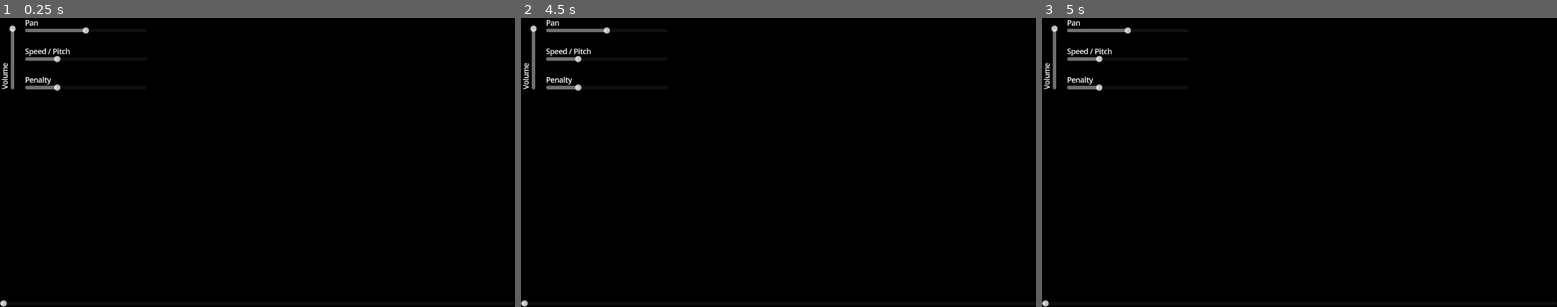
Above: before the commit, frames 1-3 (left to right).
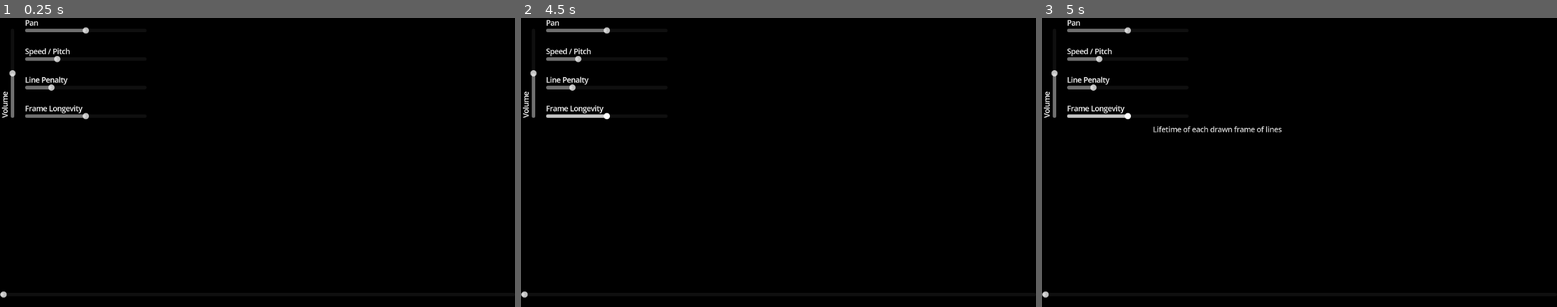
Above: after the commit, the same moments.

Repository: Spi3lot/vectorscope4
Game: Godot game, scene res://scenes/main.tscn
Same seed, same stepped clock (60 frames per second), same inputs: the game is played once before the commit and once after it.
Inputs (mouse positions are in pixels of both pictures, inside the frame that each line leads up to):
- Up to frame 1 (0.25 s): no input
- Up to frame 2 (4.5 s): tap Enter at 0.5, 2, 3.5 s; move the mouse to (891, 148) at 0.52 s; tap Space at 0.77, 1.25, 1.52, 2.75, 3.02, 3.77, 4.25 s; move the mouse to (675, 176) at 1.27 s; move the mouse to (830, 98) at 2.02 s; move the mouse to (752, 220) at 2.77 s; move the mouse to (933, 205) at 3.52 s; move the mouse to (624, 119) at 4.27 s
- Up to frame 3 (5 s): tap Space at 4.52 s

The runs differ from the first frame. In frame 1, 0.9% of the frame differs, in the area x 0-18%, y 2-100%; in frame 2, 0.9%; in frame 3, 1.2%, in the area x 0-47%, y 2-100%.
Error before the commit: Cannot call method 'get_length' on a null value. (res://scripts/ui.gd:15)
Error after the commit: Cannot call method 'get_length' on a null value. (res://scripts/ui.gd:17)

Commit message:
implement "frame buffering" as well as a proper line coloring system by using multilines instead of polylines

Diff:
--- a/scenes/main.tscn
+++ b/scenes/main.tscn
@@ -1,14 +1,18 @@
-[gd_scene load_steps=3 format=3 uid="uid://dygko6sukr467"]
+[gd_scene load_steps=5 format=3 uid="uid://dygko6sukr467"]
 
 [ext_resource type="Script" path="res://scripts/vectorscope.gd" id="1_uuccd"]
+[ext_resource type="Script" path="res://scripts/vectorscope_sub_viewport_container.gd" id="2_x10s1"]
+[ext_resource type="Script" path="res://scripts/vectorscope_sub_viewport.gd" id="3_fgrir"]
 [ext_resource type="Script" path="res://scripts/ui.gd" id="3_lpaer"]
 
 [node name="Root" type="Node2D"]
 
-[node name="Vectorscope" type="Node2D" parent="." node_paths=PackedStringArray("audio_player", "select_file_dialog")]
+[node name="Vectorscope" type="Node2D" parent="." node_paths=PackedStringArray("audio_player", "select_file_dialog", "sub_viewport_container")]
+unique_name_in_owner = true
 script = ExtResource("1_uuccd")
 audio_player = NodePath("AudioStreamPlayer")
 select_file_dialog = NodePath("FileDialog")
+sub_viewport_container = NodePath("VectorscopeSubViewportContainer")
 
 [node name="AudioStreamPlayer" type="AudioStreamPlayer" parent="Vectorscope"]
 
@@ -24,37 +28,52 @@
 show_hidden_files = true
 use_native_dialog = true
 
-[node name="UI" type="Control" parent="." node_paths=PackedStringArray("vectorscope", "seek_slider")]
+[node name="VectorscopeSubViewportContainer" type="SubViewportContainer" parent="Vectorscope" node_paths=PackedStringArray("sub_viewport")]
+offset_right = 648.0
+offset_bottom = 648.0
+script = ExtResource("2_x10s1")
+sub_viewport = NodePath("VectorscopeSubViewport")
+
+[node name="VectorscopeSubViewport" type="SubViewport" parent="Vectorscope/VectorscopeSubViewportContainer" node_paths=PackedStringArray("drawer")]
+disable_3d = true
+handle_input_locally = false
+render_target_clear_mode = 1
+render_target_update_mode = 4
+script = ExtResource("3_fgrir")
+drawer = NodePath("Drawer")
+
+[node name="Drawer" type="Node2D" parent="Vectorscope/VectorscopeSubViewportContainer/VectorscopeSubViewport"]
+
+[node name="UI" type="Control" parent="." node_paths=PackedStringArray("seek_slider")]
 layout_mode = 3
 anchors_preset = 0
 script = ExtResource("3_lpaer")
-vectorscope = NodePath("../Vectorscope")
 seek_slider = NodePath("Seek/HSlider")
 metadata/_edit_use_anchors_ = true
 
 [node name="Volume" type="Control" parent="UI"]
 anchors_preset = 0
-offset_top = 16.0
 offset_right = 40.0
-offset_bottom = 56.0
+offset_bottom = 40.0
 
 [node name="Label" type="Label" parent="UI/Volume"]
 layout_mode = 0
-offset_top = 144.0
-offset_right = 59.0
-offset_bottom = 167.0
+offset_top = 224.0
+offset_right = 59.0
+offset_bottom = 247.0
 rotation = -1.57079
 text = "Volume"
 
 [node name="VSlider" type="VSlider" parent="UI/Volume"]
 layout_mode = 2
 offset_left = 16.0
+offset_top = 24.0
 offset_right = 40.0
-offset_bottom = 144.0
-tooltip_text = "Amplitude of the audio"
-mouse_default_cursor_shape = 16
-max_value = 1.0
-step = 0.05
+offset_bottom = 224.0
+tooltip_text = "Linear amplitude of the audio"
+mouse_default_cursor_shape = 16
+max_value = 2.0
+step = 0.1
 value = 1.0
 
 [node name="Pan" type="Control" parent="UI"]
@@ -118,7 +137,7 @@
 layout_mode = 0
 offset_right = 59.0
 offset_bottom = 23.0
-text = "Penalty"
+text = "Line Penalty"
 
 [node name="HSlider" type="HSlider" parent="UI/Penalty"]
 layout_mode = 0
@@ -127,30 +146,31 @@
 offset_bottom = 40.0
 tooltip_text = "Factor that scales the darkness of a line based on its length"
 mouse_default_cursor_shape = 16
-value = 25.0
-
-[node name="BufferSize" type="Control" parent="UI"]
-visible = false
+value = 20.0
+
+[node name="Longevity" type="Control" parent="UI"]
 anchors_preset = 0
 offset_left = 56.0
 offset_top = 192.0
 offset_right = 96.0
 offset_bottom = 232.0
 
-[node name="Label" type="Label" parent="UI/BufferSize"]
+[node name="Label" type="Label" parent="UI/Longevity"]
 layout_mode = 0
 offset_right = 83.0
 offset_bottom = 23.0
-text = "Buffer Size
-"
-
-[node name="HSlider" type="HSlider" parent="UI/BufferSize"]
-layout_mode = 0
-offset_top = 16.0
-offset_right = 272.0
-offset_bottom = 40.0
-tooltip_text = "Buffer Size"
-mouse_default_cursor_shape = 16
+text = "Frame Longevity"
+
+[node name="HSlider" type="HSlider" parent="UI/Longevity"]
+layout_mode = 0
+offset_top = 16.0
+offset_right = 272.0
+offset_bottom = 40.0
+tooltip_text = "Lifetime of each drawn frame of lines"
+mouse_default_cursor_shape = 16
+max_value = 1.0
+step = 0.01
+value = 0.5
 
 [node name="Seek" type="Control" parent="UI"]
 layout_mode = 3
@@ -175,5 +195,6 @@
 [connection signal="value_changed" from="UI/Pan/HSlider" to="UI" method="_on_pan_value_changed"]
 [connection signal="value_changed" from="UI/Speed/HSlider" to="UI" method="_on_speed_value_changed"]
 [connection signal="value_changed" from="UI/Penalty/HSlider" to="UI" method="_on_penalty_value_changed"]
+[connection signal="value_changed" from="UI/Longevity/HSlider" to="UI" method="_on_longevity_value_changed"]
 [connection signal="drag_ended" from="UI/Seek/HSlider" to="UI" method="_on_seek_drag_ended"]
 [connection signal="drag_started" from="UI/Seek/HSlider" to="UI" method="_on_seek_drag_started"]
--- /dev/null
+++ b/scripts/draw.gd
@@ -0,0 +1,43 @@
+class_name VectorscopeDraw
+
+static var frame_buffer := PackedVector2Array([Vector2.ZERO])
+static var line_positions := PackedVector2Array()
+static var line_colors := PackedColorArray()
+
+static func draw_vectorscope(vectorscope: Vectorscope):
+    var capture: AudioEffectCapture = AudioServer.get_bus_effect(0, AudioServer.get_bus_effect_count(0) - 1)
+    var available := capture.get_frames_available()
+
+    if vectorscope.audio_player.stream_paused || available == 0:
+        return
+
+    var previous_frame := frame_buffer[-1]
+    frame_buffer = capture.get_buffer(available)
+    line_positions.resize(available * 2)
+    line_colors.resize(available)
+
+    for i in range(available):
+        var frame := frame_buffer[i]
+        line_positions[i * 2] = _get_point_from_frame(previous_frame, vectorscope)
+        line_positions[i * 2 + 1] = _get_point_from_frame(frame, vectorscope)
+        line_colors[i] = _calc_color(previous_frame, frame, vectorscope)
+        previous_frame = frame
+
+    var sub_viewport := vectorscope.sub_viewport_container.sub_viewport
+    var rect := Rect2(Vector2.ZERO, sub_viewport.size)
+    sub_viewport.drawer.draw_rect(rect, vectorscope.fade_color, true)
+    sub_viewport.drawer.draw_multiline_colors(line_positions, line_colors)
+
+
+static func _get_point_from_frame(frame: Vector2, vectorscope: Vectorscope) -> Vector2:
+    frame.y = -frame.y
+    var viewport_size := Vector2(vectorscope.sub_viewport_container.sub_viewport.size)
+    var min_aspect := mini(viewport_size.x, viewport_size.y)
+    return (frame * min_aspect + viewport_size) / 2
+
+
+static func _calc_color(previous_frame: Vector2, current_frame: Vector2, vectorscope: Vectorscope) -> Color:
+    var distance := sqrt(previous_frame.distance_squared_to(current_frame) / 8)
+    var color := Color(vectorscope.line_color)
+    color.a = maxf(0, 1 - distance * vectorscope.length_penalty)
+    return color
--- a/scripts/ui.gd
+++ b/scripts/ui.gd
@@ -1,18 +1,20 @@
 extends Control
 
-@export var vectorscope: Vectorscope
 @export var seek_slider: HSlider
 
 var dragging := false
 
 func _ready() -> void:
+    _respond()
+    get_tree().root.size_changed.connect(_respond)
     get_tree().root.mouse_entered.connect(_show_ui)
     get_tree().root.mouse_exited.connect(_hide_ui)
-    get_tree().root.size_changed.connect(_respond)
+
 
 func _process(_delta: float) -> void:
     if !dragging:
-        seek_slider.value = vectorscope.audio_player.get_playback_position() / vectorscope.audio_player.stream.get_length()
+        var audio_player: AudioStreamPlayer = %Vectorscope.audio_player
+        seek_slider.value = audio_player.get_playback_position() / audio_player.stream.get_length()
 
 
 func _show_ui():
@@ -24,12 +26,16 @@
 
 
 func _respond():
-    seek_slider.size.x = get_viewport().size.x
-    seek_slider.position.y = get_viewport().size.y - 36
+    var viewport_size: Vector2i = get_viewport().size
+    var min_aspect := mini(viewport_size.x, viewport_size.y)
+    seek_slider.size.x = viewport_size.x
+    seek_slider.position.y = viewport_size.y - 36
+    %Vectorscope.sub_viewport_container.position.x = (viewport_size.x - min_aspect) / 2
+    %Vectorscope.sub_viewport_container.sub_viewport.size = Vector2i(min_aspect, min_aspect)
 
 
 func _on_volume_value_changed(value: float) -> void:
-    vectorscope.audio_player.volume_db = linear_to_db(value)
+    %Vectorscope.audio_player.volume_db = linear_to_db(value)
 
 
 func _on_pan_value_changed(value: float) -> void:
@@ -38,19 +44,23 @@
 
 
 func _on_speed_value_changed(value: float) -> void:
-    vectorscope.audio_player.pitch_scale = value
+    %Vectorscope.audio_player.pitch_scale = value
 
 
 func _on_penalty_value_changed(value: float) -> void:
-    vectorscope.length_penalty = value
+    %Vectorscope.length_penalty = value
 
 
 func _on_seek_drag_started() -> void:
     dragging = true
 
 
+func _on_longevity_value_changed(value: float) -> void:
+    %Vectorscope.fade_color.a = 1 - value
+
+
 func _on_seek_drag_ended(value_changed: bool) -> void:
     if value_changed:
-        vectorscope.audio_player.seek(seek_slider.value * vectorscope.audio_player.stream.get_length())
+        %Vectorscope.audio_player.seek(seek_slider.value * %Vectorscope.audio_player.stream.get_length())
 
     dragging = false
--- a/scripts/vectorscope.gd
+++ b/scripts/vectorscope.gd
@@ -2,57 +2,24 @@
 class_name Vectorscope
 
 @export_group("Configuration")
-@export_range(1 << 11, 1 << 14, 1 << 7) var max_points := 1 << 11
-@export_range(0, 100) var length_penalty := 25
+@export_range(0, 100) var length_penalty := 20
 @export var line_color := Color.GREEN
+@export var fade_color := Color(0, 0, 0, 0.5)
 
 @export_group("Nodes")
 @export var audio_player: AudioStreamPlayer
 @export var select_file_dialog: FileDialog
+@export var sub_viewport_container: VectorscopeSubViewportContainer
 
-var line_positions := PackedVector2Array()
-var line_colors := PackedColorArray()
-var frame_count: int = 0
-
-# Called when the node enters the scene tree for the first time.
 func _ready():
-    OS.request_permissions()
+    audio_player.finished.connect(_select_file)
     select_file_dialog.file_selected.connect(_on_file_selected)
-    audio_player.finished.connect(_select_file)
+    sub_viewport_container.sub_viewport.drawer.draw.connect(VectorscopeDraw.draw_vectorscope.bind(self))
     _select_file()
-
-    for i in range(max_points):
-        line_positions.append(Vector2.ZERO)
-        line_colors.append(line_color)
 
 
 func _process(_delta: float) -> void:
-    queue_redraw()
-
-
-# Called every frame. 'delta' is the elapsed time since the previous frame.
-func _draw():
-    if audio_player.stream_paused:
-        return
-
-    var capture: AudioEffectCapture = AudioServer.get_bus_effect(0, AudioServer.get_bus_effect_count(0) - 1)
-    var available = capture.get_frames_available()
-    var buffer := capture.get_buffer(available)
-    var previous_frame := Vector2()
-
-    if available > max_points:
-        buffer = buffer.slice(available - max_points)
-
-    for i in range(len(buffer)):
-        var frame := buffer[i]
-        var point := _get_point_from_frame(frame)
-        var index := frame_count % max_points
-        line_positions[index] = point
-        line_colors[index] = calc_color(frame, previous_frame)
-        previous_frame = frame
-        frame_count += 1
-
-    draw_polyline_colors(line_positions, line_colors)
+    sub_viewport_container.sub_viewport.drawer.queue_redraw()
 
 
 func _input(event: InputEvent):
@@ -71,19 +38,5 @@
     audio_player.play()
 
 
-func calc_color(previous_frame: Vector2, current_frame: Vector2) -> Color:
-    var distance := sqrt(previous_frame.distance_squared_to(current_frame) / 8)
-    var color := Color(line_color)
-    color.a = 1 - distance * length_penalty
-    return color
-
-
-func _get_point_from_frame(frame: Vector2) -> Vector2:
-    frame.y = -frame.y
-    var viewport_size := get_viewport_rect().size
-    var min_aspect := minf(viewport_size.x, viewport_size.y)
-    return (frame * min_aspect + viewport_size) / 2
-
-
 func _select_file():
     select_file_dialog.visible = true
--- /dev/null
+++ b/scripts/vectorscope_sub_viewport.gd
@@ -0,0 +1,4 @@
+extends SubViewport
+class_name VectorscopeSubViewport
+
+@export var drawer: Node2D
--- /dev/null
+++ b/scripts/vectorscope_sub_viewport_container.gd
@@ -0,0 +1,4 @@
+extends SubViewportContainer
+class_name VectorscopeSubViewportContainer
+
+@export var sub_viewport: VectorscopeSubViewport
Not shown, changed: export_presets.cfg
